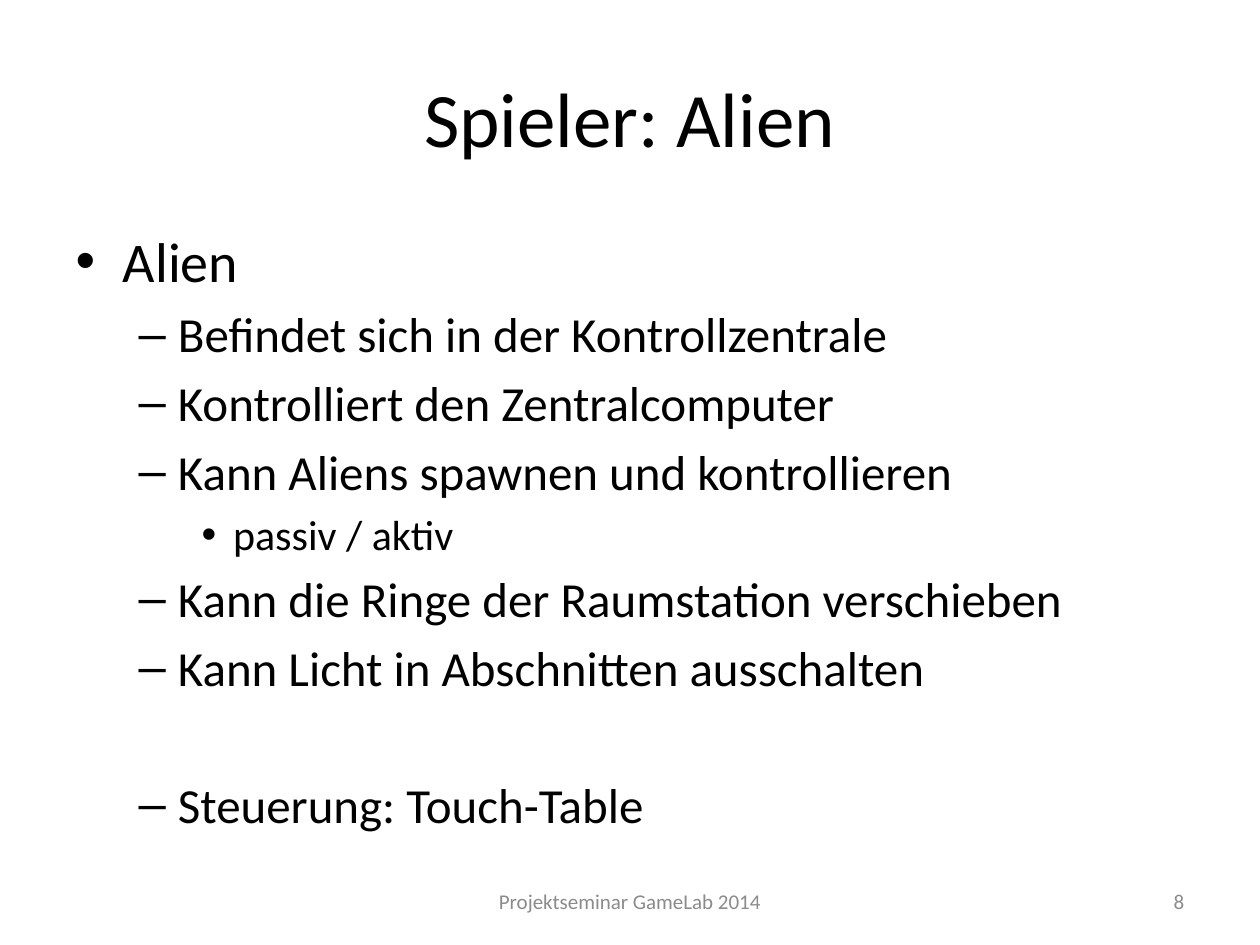
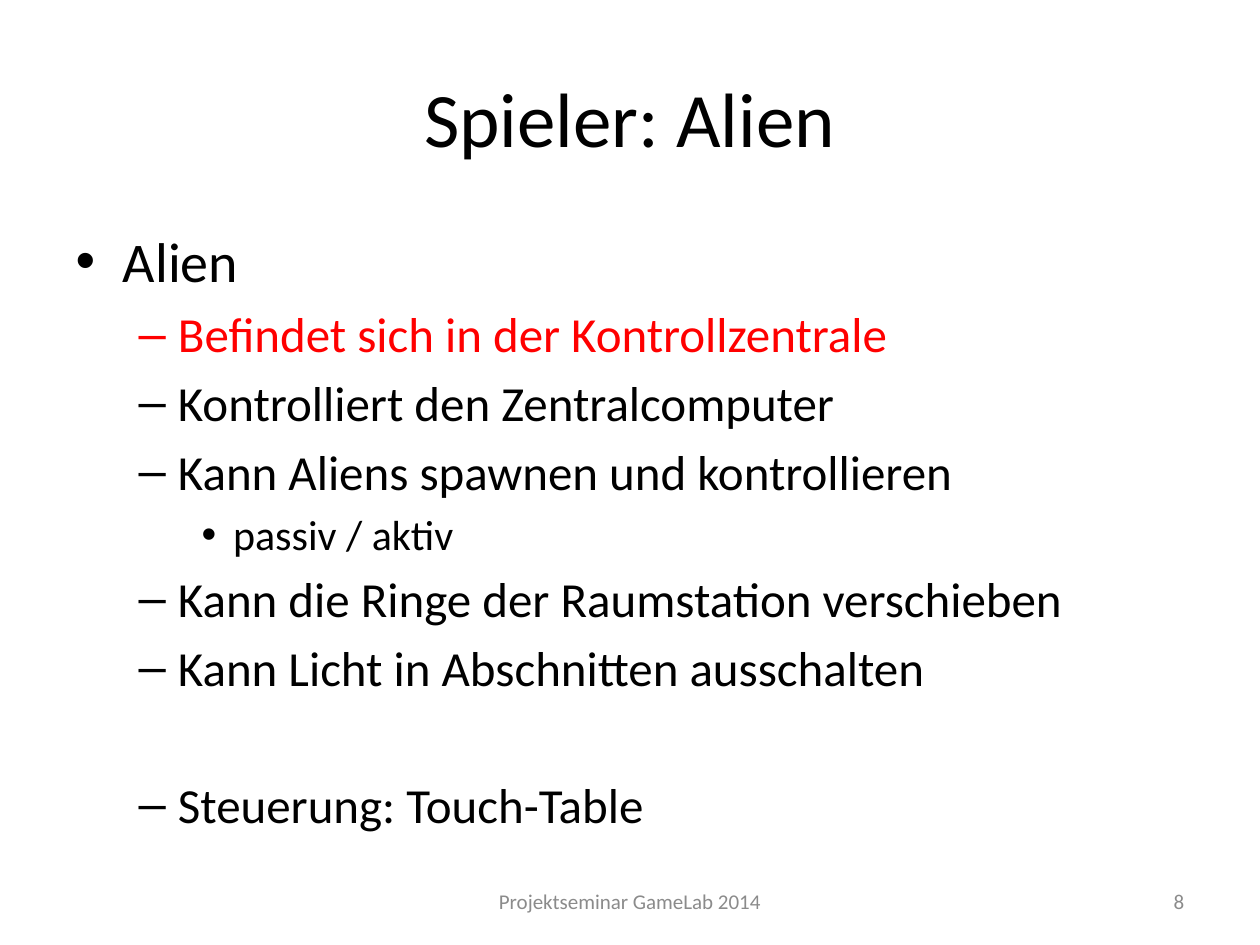
Before and after one commit to Instinctlol/gamelab2014, a slide deck: slide 8 of Abschlusspräsentation/SpielkonzeptFINAL.pptx. Drawn at 1260x945 pixels with LibreOffice and Linux fonts; fonts in the diff are those of the drawing; background and template pictures are left out. Boxes give left, top, right and bottom in pixels: in the first picture for what was removed or moved away, otherwise in the second. Text is boxed around its words. In the diff, an @@ line names an element or a change of style, - is before the commit and + after.

Commit message:
Alien Sachen reingepackt

```diff
--- a/Abschlusspräsentation/SpielkonzeptFINAL.pptx
+++ b/Abschlusspräsentation/SpielkonzeptFINAL.pptx
@@ text at [178,318,887,353]: text colour #000000 to #FF0000 in "Befindet sich in der Kontrollzentrale" @@
```
Also in this commit, not shown: 1 other slide changed, 7 slides added, 4 other files.
